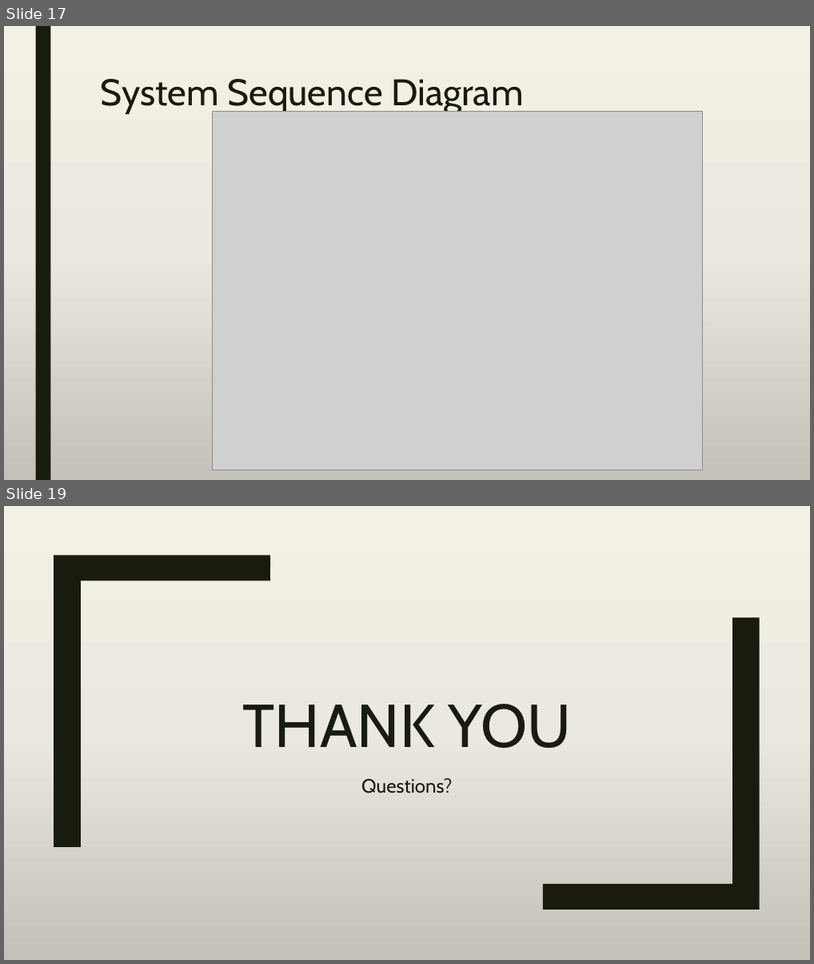
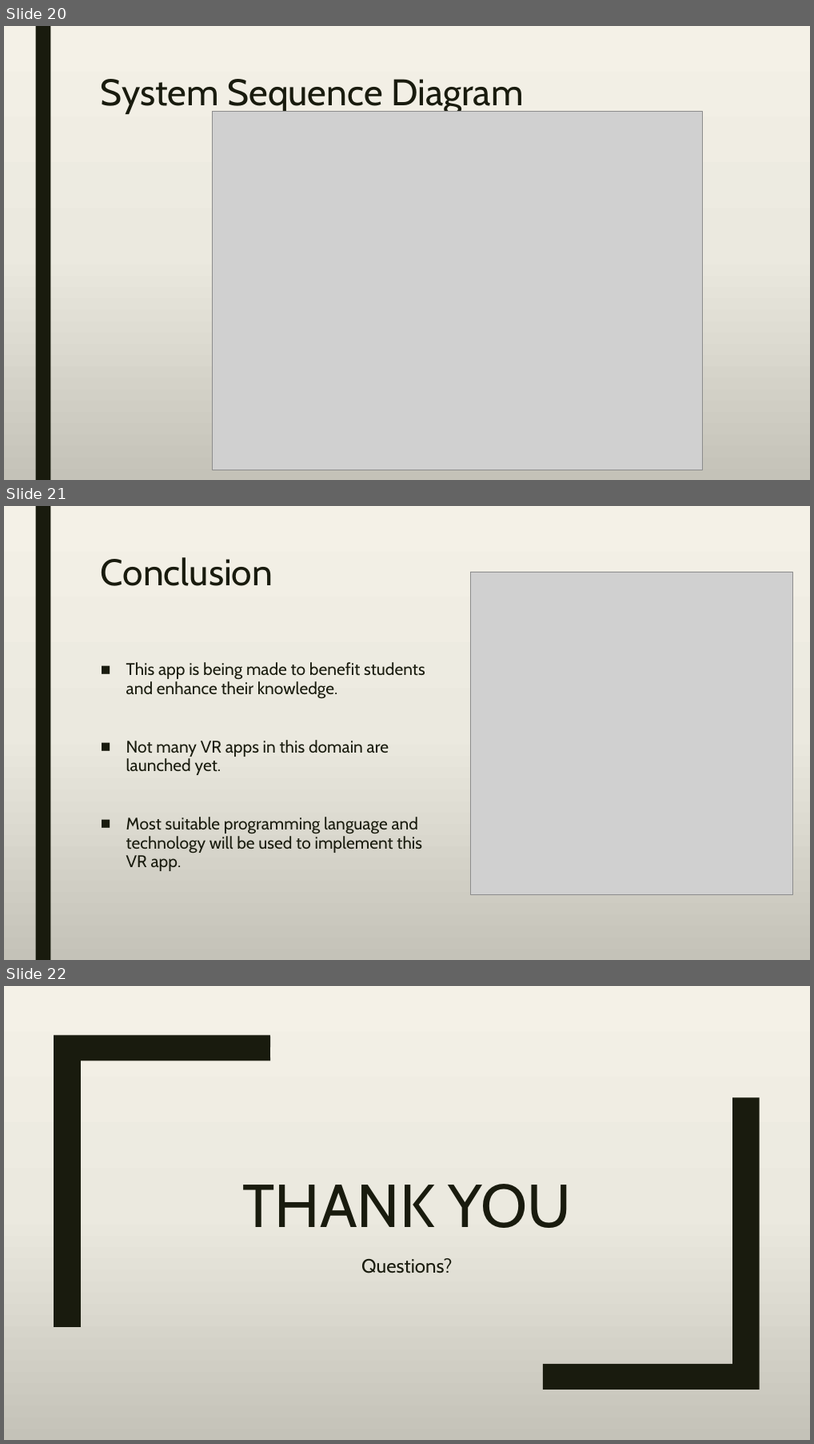
Before and after one commit to A-3li/Capstone, a slide deck: Capstone.pptx. Shown one above the other, each under a label of ours: slides 17 and 19 before the commit, slides 20, 21 and 22 after it; the slides between them are not shown. The pictures are 814x964 and 814x1444 pixels, drawn with LibreOffice and Linux fonts; fonts in the diff are those of the drawing; grey boxes stand for pictures. Boxes give left, top, right and bottom in pixels: in the first picture for what was removed or moved away, otherwise in the second. Text is boxed around its words. In the diff, an @@ line names an element or a change of style, - is before the commit and + after.

```diff
--- a/Capstone.pptx
+++ b/Capstone.pptx
@@ slide 21 added at <box>4,506,810,960</box>, background gradient #F4F2E7 to #EBEAE0 to #C4C3B9; not listed: 1 template element that a slide beside it also shows @@
@@ title added at <box>101,557,273,586</box>, 44 pt, text #191B0E @@
+Conclusion
@@ picture added at <box>471,572,794,894</box> @@
@@ text added at <box>126,662,426,871</box>, 20 pt, text #191B0E @@
+■ This app is being made to benefit students and enhance their knowledge.
+■ Not many VR apps in this domain are launched yet.
+■ Most suitable programming language and technology will be used to implement this VR app.
@@ what was slide 17 is now slide 20 @@
@@ what was slide 19 is now slide 22 @@
```
Also in this commit, not shown: 1 slide changed, 5 other slides added, 3 slides removed.
